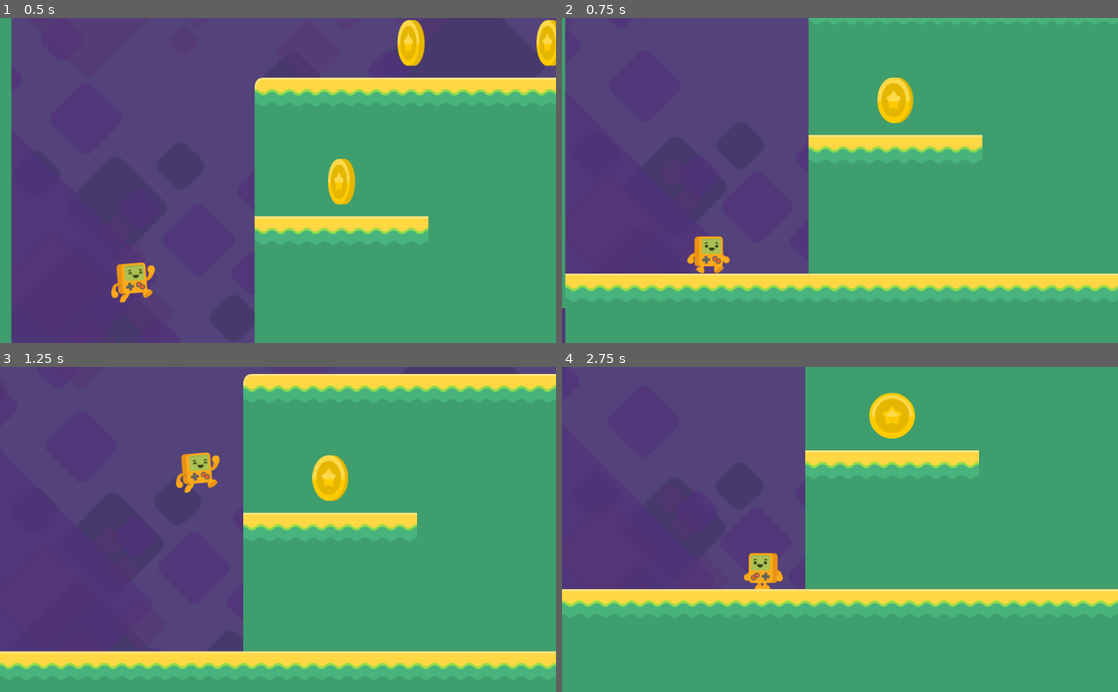
Above: before the commit, frames 1-4 (two rows, left to right).
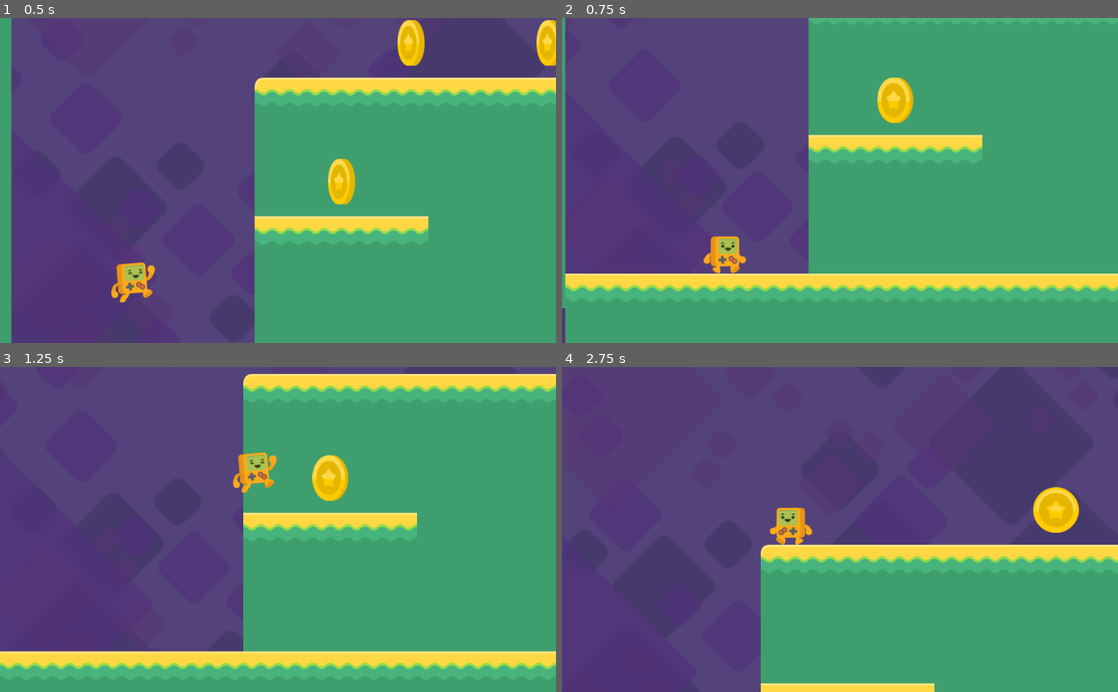
Above: after the commit, the same moments.

Repository: SusieValdez/Beep-Boop-The-Game
Game: Godot game, scene res://level1.tscn
Same seed, same stepped clock (60 frames per second), same inputs: the game is played once before the commit and once after it.
Inputs:
- Up to frame 1 (0.5 s): no input
- Up to frame 2 (0.75 s): hold Right (right) from 0.53 s (still down)
- Up to frame 3 (1.25 s): keep holding Right (right); tap Space (jump) at 0.77 s
- Up to frame 4 (2.75 s): tap Space (jump) at 1.52 s; release Right (right) at 2.03 s; hold Left (left) from 2.03 s (still down)

Frame 1 is identical in both runs. In frame 2, 0.8% of the frame differs, in the area x 22-34%, y 67-79%; in frame 3, 1.3%; in frame 4, 51%, in the area x 0-100%, y 0-100%.

Commit message:
Add coin count logic and coin bounce animation

Diff:
--- a/coin/Coin.gd
+++ b/coin/Coin.gd
@@ -1,6 +1,11 @@
 extends Area2D
 
+onready var animationPlayer = $AnimationPlayer
+
+func _on_Coin_body_entered(body):
+	animationPlayer.play("bounce")
+	body.add_coin()
 
 
-func _on_Coin_body_entered(body):
+func _on_AnimationPlayer_animation_finished(anim_name):
 	queue_free()
--- a/coin/Coin.tscn
+++ b/coin/Coin.tscn
@@ -16,6 +16,22 @@
 "speed": 7.0
 } ]
 
+[sub_resource type="Animation" id=3]
+resource_name = "bounce"
+length = 0.4
+tracks/0/type = "value"
+tracks/0/path = NodePath("AnimatedSprite:position")
+tracks/0/interp = 1
+tracks/0/loop_wrap = true
+tracks/0/imported = false
+tracks/0/enabled = true
+tracks/0/keys = {
+"times": PoolRealArray( 0, 0.3, 0.4 ),
+"transitions": PoolRealArray( 1, 1, 1 ),
+"update": 0,
+"values": [ Vector2( 0, 0 ), Vector2( 0, -189.868 ), Vector2( 0, -66.732 ) ]
+}
+
 [node name="Coin" type="Area2D"]
 collision_layer = 0
 script = ExtResource( 4 )
@@ -29,4 +45,8 @@
 frame = 2
 playing = true
 
+[node name="AnimationPlayer" type="AnimationPlayer" parent="."]
+anims/bounce = SubResource( 3 )
+
 [connection signal="body_entered" from="." to="." method="_on_Coin_body_entered"]
+[connection signal="animation_finished" from="AnimationPlayer" to="." method="_on_AnimationPlayer_animation_finished"]
--- a/player/Jerry.gd
+++ b/player/Jerry.gd
@@ -1,10 +1,11 @@
 extends KinematicBody2D
 
-const SPEED = 200
+const SPEED = 350
 const GRAVITY = 35
 const JUMPFORCE = -1100
 
 var velocity = Vector2(0,0)
+var coins = 0
 
 onready var sprite = $Sprite
 
@@ -31,6 +32,12 @@
 	velocity = move_and_slide(velocity, Vector2.UP)
 	velocity.x = lerp(velocity.x, 0, 0.2)
 
+	if coins == 3:
+		get_tree().change_scene("res://level1.tscn")
+
 
 func _on_Fallzone_body_entered(body):
 	get_tree().change_scene("res://level1.tscn")
+
+func add_coin():
+	coins = coins + 1
Not shown: 1 places in coin/Coin.tscn that only renumber resources
